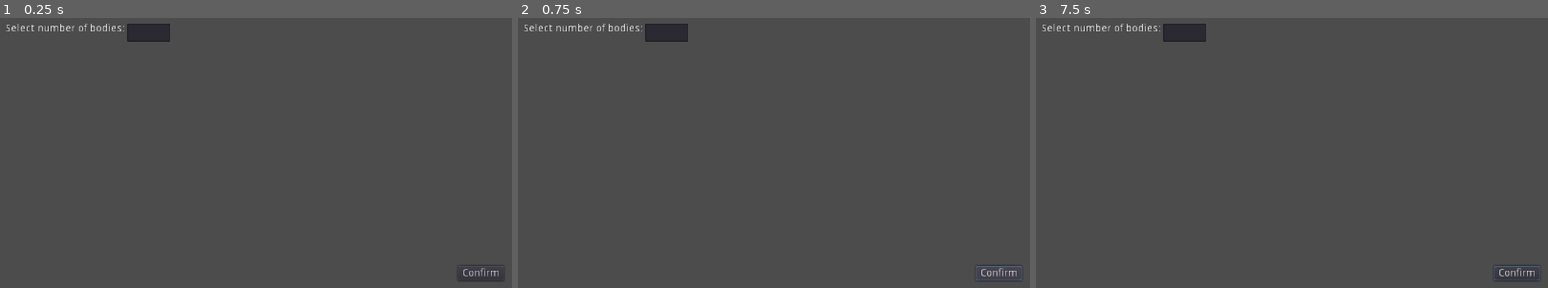
Above: before the commit, frames 1-3 (left to right).
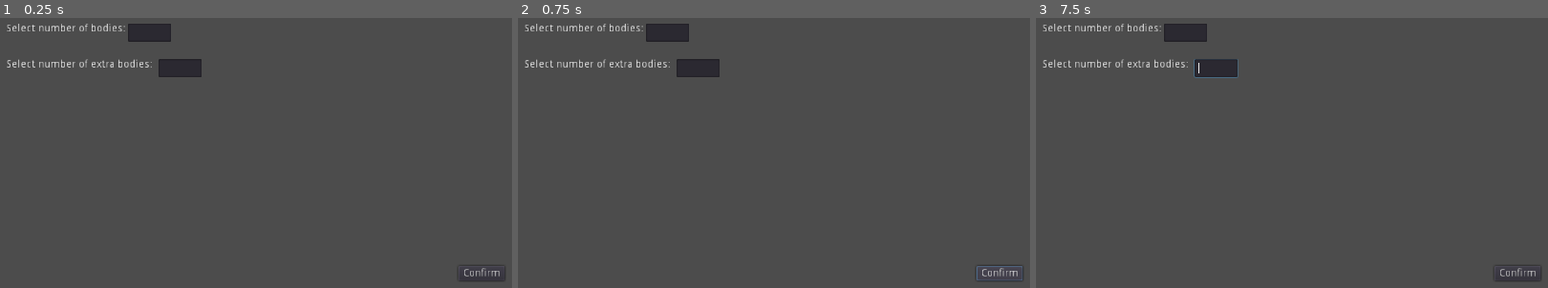
Above: after the commit, the same moments.

Repository: pedrotrschneider/mind-switches
Game: Godot game, scene res://scenes/game_scenes/sandbox_level_creator/sandbox_level_creator.tscn
Two runs of this game, one before a commit and one after it. Both use one fixed random seed, a clock stepped at 60 frames per second and the inputs below. This scene is started directly instead of the project's main scene.
Inputs (mouse positions are in pixels of both pictures, inside the frame that each line leads up to):
- Up to frame 1 (0.25 s): no input
- Up to frame 2 (0.75 s): click "Confirm" at 0.5 s
- Up to frame 3 (7.5 s): click "Confirm" at 1.25 s; click "Confirm" at 2 s; tap Enter at 2.75, 4.25, 5.75 s; move the mouse to (1338, 47) at 2.77 s; click (1338, 47) at 2.92 s; tap Space at 3.5, 5, 6.5 s; move the mouse to (outside the picture) at 3.52 s; click (outside the picture) at 3.67 s; move the mouse to (outside the picture) at 4.27 s; click (outside the picture) at 4.42 s; move the mouse to (1133, 158) at 5.02 s; click (1133, 158) at 5.17 s; move the mouse to (1399, 136) at 5.77 s; click (1399, 136) at 5.92 s; move the mouse to (outside the picture) at 6.52 s; click (outside the picture) at 6.67 s; move the mouse to (1210, 69) at 7.27 s; click (1210, 69) at 7.42 s

The runs differ from the first frame. In frame 1, 1.3% of the frame differs, in the area x 1-98%, y 2-96%; in frame 2, 1.3%; in frame 3, 1.4%, in the area x 1-99%, y 2-98%.

Commit message:
✨ Add hability to choose number of extra bodies on sandbox level.

Diff:
--- a/scenes/game_scenes/sandbox_level_creator/sandbox_level_creator.gd
+++ b/scenes/game_scenes/sandbox_level_creator/sandbox_level_creator.gd
@@ -2,7 +2,8 @@
 
 var _garbage;
 
-export(NodePath) onready var _text_input = get_node(_text_input) as LineEdit;
+export(NodePath) onready var _num_bodies_input = get_node(_num_bodies_input) as LineEdit;
+export(NodePath) onready var _num_extra_bodies_input = get_node(_num_extra_bodies_input) as LineEdit;
 export(Resource) onready var _level_data = _level_data as LevelData;
 
 var _colors = [
@@ -162,9 +163,10 @@
 
 
 func _on_Button_pressed():
-	var num_bodies: int = int(_text_input.text);
-	_level_data.num_extras = 2;
+	var num_bodies: int = int(_num_bodies_input.text);
+	var num_extra_bodies: int = int(_num_extra_bodies_input.text);
 	_level_data.num_bodies = num_bodies;
+	_level_data.num_extras = num_extra_bodies;
 	_level_data.colors.resize(num_bodies + _level_data.num_extras);
 	_level_data.initial_minds.resize(num_bodies + _level_data.num_extras);
 
--- a/scenes/game_scenes/sandbox_level_creator/sandbox_level_creator.tscn
+++ b/scenes/game_scenes/sandbox_level_creator/sandbox_level_creator.tscn
@@ -6,28 +6,15 @@
 [node name="SandboxLevelCreator" type="Control"]
 anchor_right = 1.0
 anchor_bottom = 1.0
+margin_left = 0.667419
+margin_right = 0.66748
 script = ExtResource( 1 )
 __meta__ = {
 "_edit_use_anchors_": false
 }
-_text_input = NodePath("LineEdit")
+_num_bodies_input = NodePath("NumBodiesInput/LineEdit")
+_num_extra_bodies_input = NodePath("NumExtraBodiesInput2/LineEdit")
 _level_data = ExtResource( 2 )
-
-[node name="Label" type="Label" parent="."]
-margin_left = 338.801
-margin_top = 238.708
-margin_right = 502.801
-margin_bottom = 252.708
-text = "Select number of bodies: "
-__meta__ = {
-"_edit_use_anchors_": false
-}
-
-[node name="LineEdit" type="LineEdit" parent="."]
-margin_left = 501.652
-margin_top = 238.708
-margin_right = 559.651
-margin_bottom = 262.708
 
 [node name="Button" type="Button" parent="."]
 anchor_left = 1.0
@@ -42,4 +29,44 @@
 __meta__ = {
 "_edit_use_anchors_": false
 }
+
+[node name="NumBodiesInput" type="Control" parent="."]
+margin_right = 40.0
+margin_bottom = 40.0
+
+[node name="Label" type="Label" parent="NumBodiesInput"]
+margin_left = 338.801
+margin_top = 238.708
+margin_right = 502.801
+margin_bottom = 252.708
+text = "Select number of bodies: "
+__meta__ = {
+"_edit_use_anchors_": false
+}
+
+[node name="LineEdit" type="LineEdit" parent="NumBodiesInput"]
+margin_left = 501.652
+margin_top = 238.708
+margin_right = 559.652
+margin_bottom = 262.708
+
+[node name="NumExtraBodiesInput2" type="Control" parent="."]
+margin_right = 40.0
+margin_bottom = 40.0
+
+[node name="Label" type="Label" parent="NumExtraBodiesInput2"]
+margin_left = 338.801
+margin_top = 287.43
+margin_right = 538.801
+margin_bottom = 301.43
+text = "Select number of extra bodies: "
+__meta__ = {
+"_edit_use_anchors_": false
+}
+
+[node name="LineEdit" type="LineEdit" parent="NumExtraBodiesInput2"]
+margin_left = 543.032
+margin_top = 287.43
+margin_right = 601.032
+margin_bottom = 311.43
 [connection signal="pressed" from="Button" to="." method="_on_Button_pressed"]
